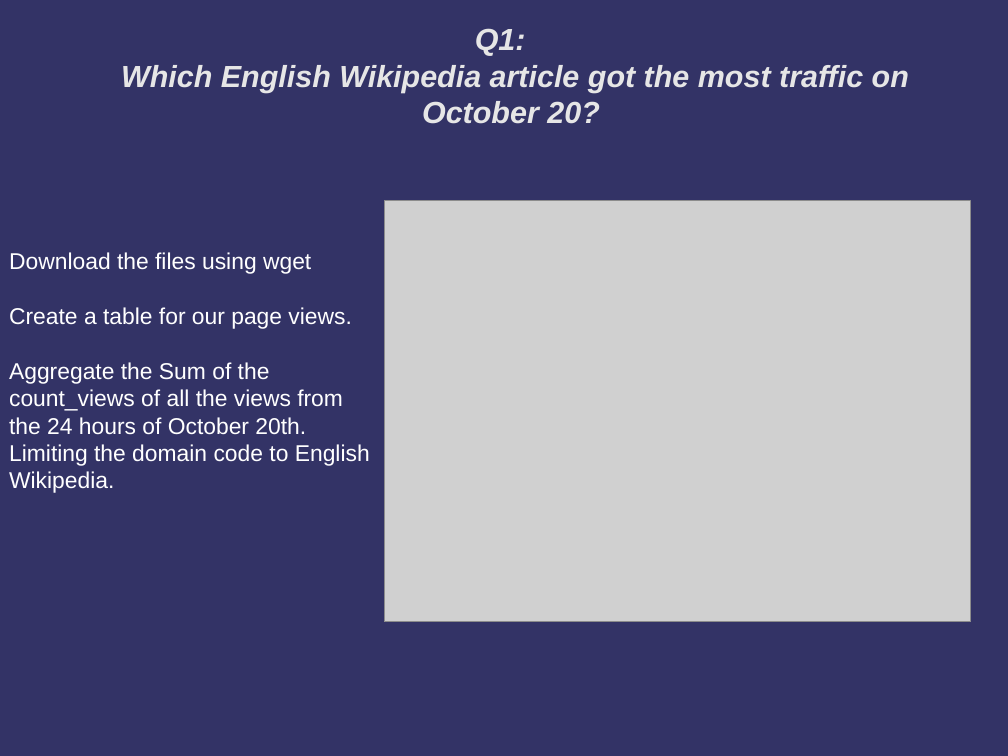
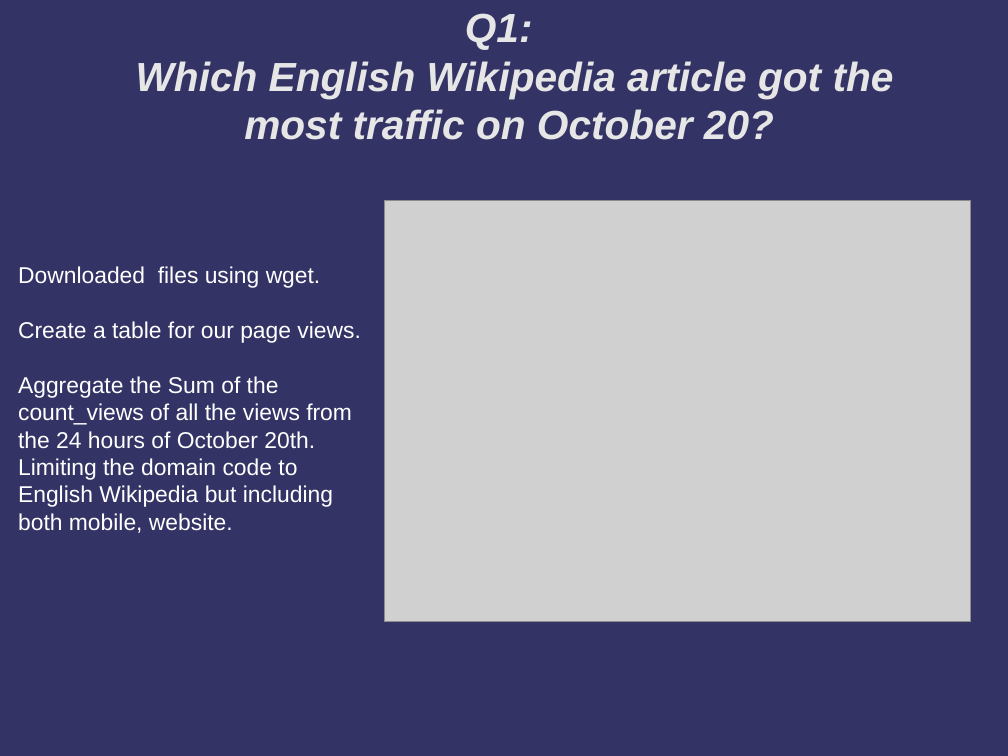
Before and after one commit to TMickle/Project1, a slide deck: slide 2 of project1.odp. Drawn at 1008x756 pixels with LibreOffice and Linux fonts; fonts in the diff are those of the drawing; grey boxes stand for pictures; background and template pictures are left out. Boxes give left, top, right and bottom in pixels: in the first picture for what was removed or moved away, otherwise in the second. Text is boxed around its words. In the diff, an @@ line names an element or a change of style, - is before the commit and + after.

Commit message:
added pdf format powerpoint

```diff
--- a/project1.odp
+++ b/project1.odp
@@ title "Q1: Which English Wikipedia article ..." at (136,13,894,140): size 24 to 32 pt @@
@@ text "Downloaded files using wget.": place and size @@
-text "Downloaded files using wget." at (9,252,370,493)
+text "Downloaded files using wget." at (18,266,360,533)
@@ text at (18,266,321,288): text changed @@
-Download the files using wget
+Downloaded files using wget.
@@ text at (18,376,352,533): text changed @@
-Aggregate the Sum of the count_views of all the views from the 24 hours of October 20th. Limiting the domain code to English Wikipedia.
+Aggregate the Sum of the count_views of all the views from the 24 hours of October 20th. Limiting the domain code to English Wikipedia but including both mobile, website.
```
Also in this commit, not shown: 21 other slides changed, 1 slide added, 1 slide removed, 2 other files.
